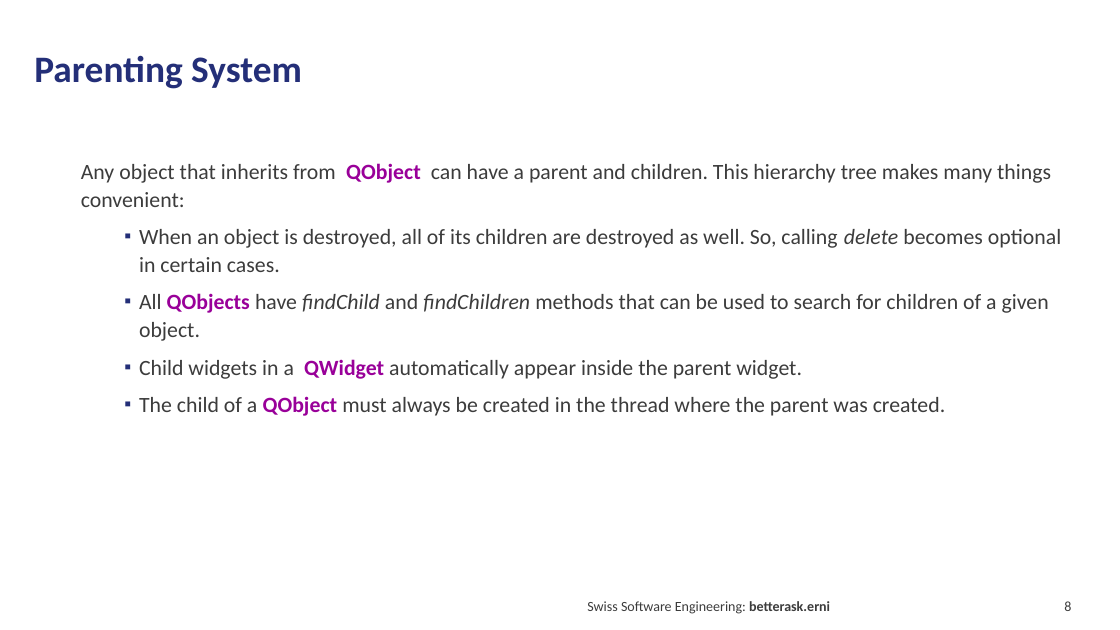
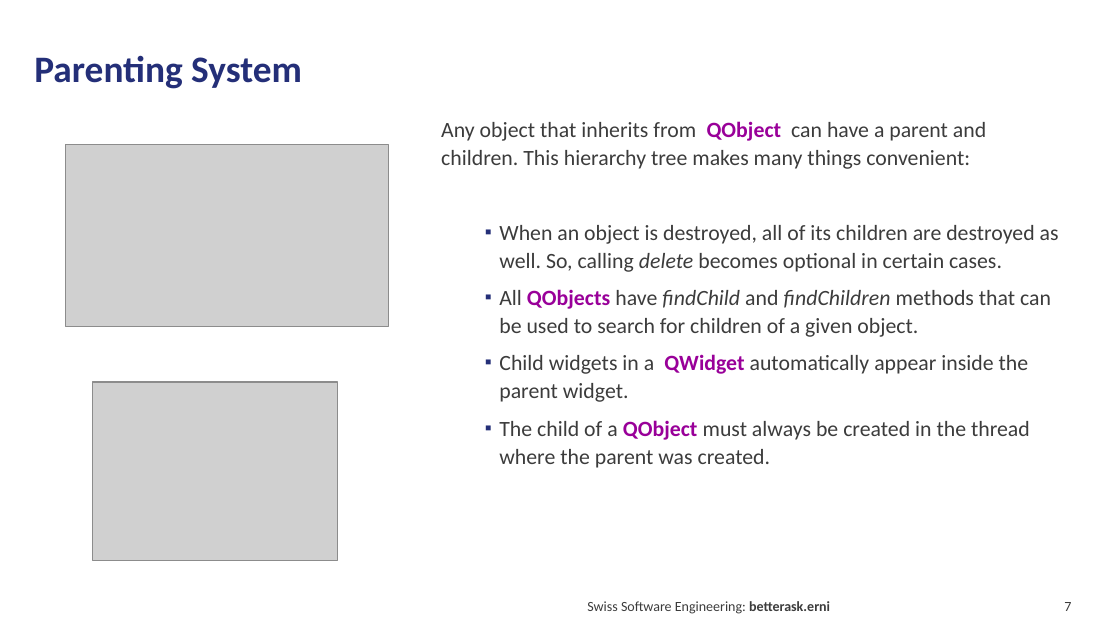
Before and after one commit to hebercosfer/qt_intro_demo, a slide deck: slide 7 of Qt Introduction.pptx (slide 8 before the commit). Drawn at 1120x630 pixels with LibreOffice and Linux fonts; fonts in the diff are those of the drawing; grey boxes stand for pictures. Boxes give left, top, right and bottom in pixels: in the first picture for what was removed or moved away, otherwise in the second. Text is boxed around its words. In the diff, an @@ line names an element or a change of style, - is before the commit and + after.

```diff
--- a/Qt Introduction.pptx
+++ b/Qt Introduction.pptx
@@ text "Any object that inherits from ..." rewrapped from <box>81,163,1061,416</box> to <box>441,121,1059,468</box> @@
@@ picture added at <box>65,144,388,326</box> @@
@@ picture added at <box>93,382,337,560</box> @@
@@ page number at <box>1064,602,1071,611</box>: text changed @@
-8
+7
```
Also in this commit, not shown: 7 other slides changed, 1 slide added, 1 slide removed, 3 other files.
